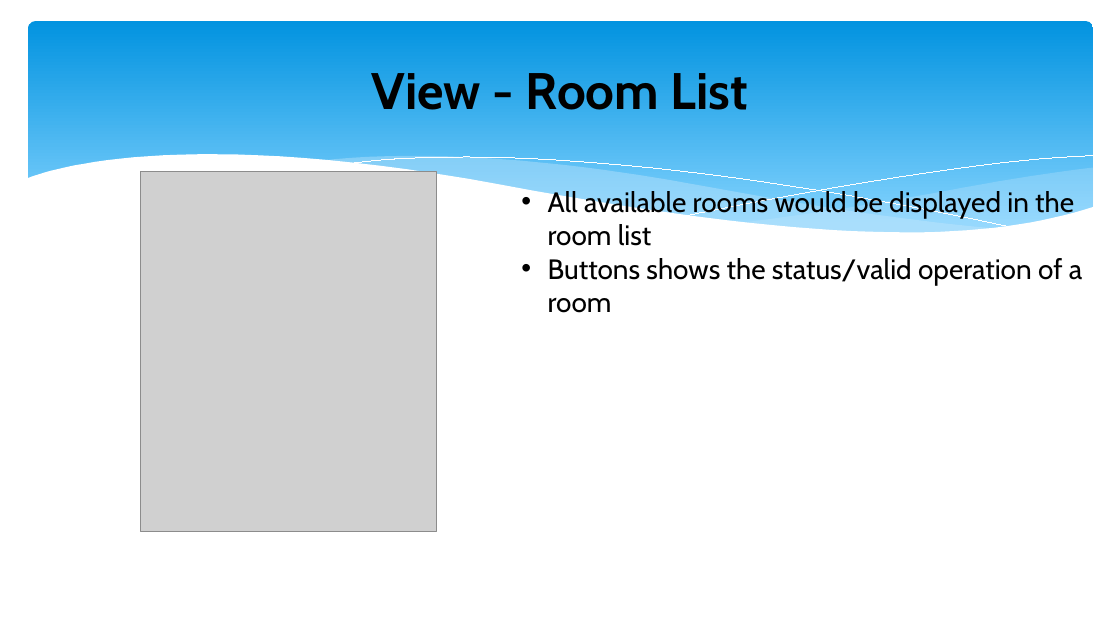
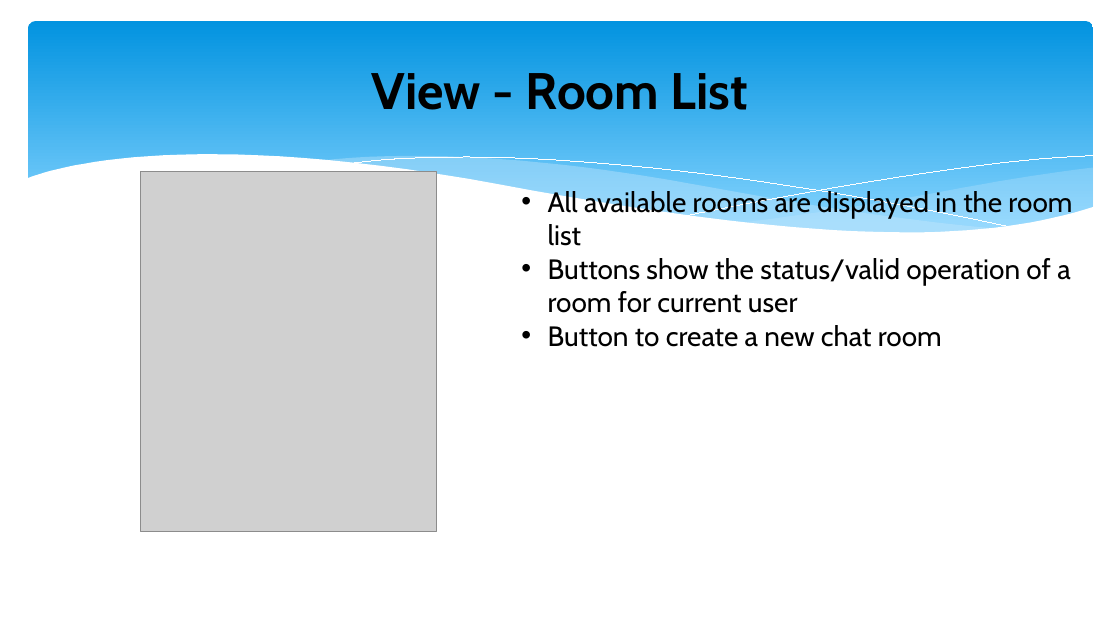
Before and after one commit to Gene-He/ChatApp, a slide deck: slide 6 of src/main/resources/HW10PPT.pptx (slide 7 before the commit). Drawn at 1120x630 pixels with LibreOffice and Linux fonts; fonts in the diff are those of the drawing; grey boxes stand for pictures. Boxes give left, top, right and bottom in pixels: in the first picture for what was removed or moved away, otherwise in the second. Text is boxed around its words. In the diff, an @@ line names an element or a change of style, - is before the commit and + after.

Commit message:
update ppt

```diff
--- a/src/main/resources/HW10PPT.pptx
+++ b/src/main/resources/HW10PPT.pptx
@@ text at [548, 188, 1072, 347]: text changed @@
-• All available rooms would be displayed in the room list
-• Buttons shows the status/valid operation of a room
+• All available rooms are displayed in the room list
+• Buttons show the status/valid operation of a room for current user
+• Button to create a new chat room
```
Also in this commit, not shown: 2 other slides changed, 2 slides added, 4 slides removed.
